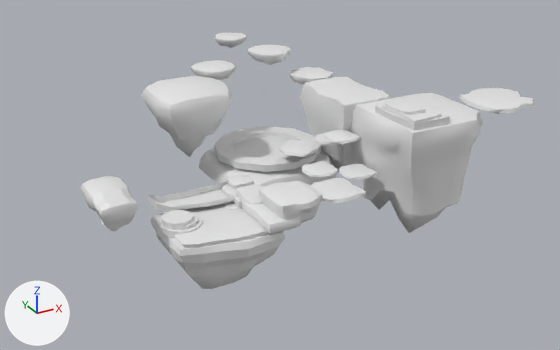
One commit to the FBX model Assets/Models/Level/Level0.FBX: the scene before it, then after it.
One viewpoint serves both versions: a 50 mm camera at (-76.5, -137.1, 75.1) aimed at (4.0, 9.2, 1.9). The lights are fixed; the arrows at lower left show +X, +Y and +Z. Where no turn or scale is listed for an object, it has been applied to the vertices. Vertices at the same position are counted once.

In view in the first picture: 'FinalSkyIsland', 'Island001', 'Island002', 'Mountain001', 'Mountain002', 'MushroomMountain002', 'MushroomMountain003', 'MushroomMountain004', 'MushroomMountain005', 'MushroomsGround001', 'MushroomsGround002', 'MushroomsGround003', 'SkyIsland001', 'Stair001', 'Stair002', 'Stair003', 'TreeHoop', 'TreeIsland'.
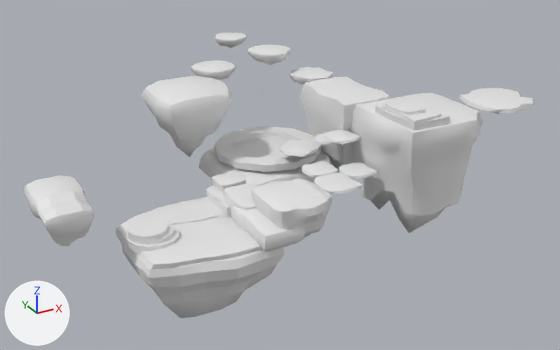
The newer file is also rescaled (x1.881), turned or shifted as a whole; pictures and numbers use the older file's frame.

Pixel boxes (x1, y1, x2, y2) of what changed, in the pictures (560 x 350 px):
'MushroomsGround001', moved, rescaled: before (151, 202, 285, 289); after (115, 217, 285, 318)
'Island001', moved, rescaled (22% wider, 29% taller): before (81, 176, 139, 231); after (24, 175, 95, 246)
'MushroomsGround003', reshaped (29% wider, 31% taller): before (174, 214, 269, 248); after (139, 224, 262, 269)
'MushroomMountain005', moved, rescaled (26% wider, 37% taller): before (259, 181, 323, 223); after (251, 179, 332, 237)
'MushroomsGround002', reshaped: before (149, 182, 237, 212); after (119, 197, 225, 237)
'MushroomMountain002', moved, rescaled (25% wider, 39% taller): before (243, 202, 301, 234); after (232, 207, 305, 252)
'Stair001', moved, rescaled (27% wider, 29% taller): before (161, 210, 193, 230); after (127, 218, 168, 244)
'SkyIsland001', reshaped (11% narrower, 15% shorter): before (311, 178, 366, 203); after (314, 173, 363, 194)
'MushroomMountain004', moved, rescaled (21% wider, 38% taller): before (236, 184, 263, 209); after (223, 184, 256, 219)
'Stair003', moved, rescaled (26% wider, 26% taller): before (161, 216, 202, 238); after (127, 226, 179, 254)
'MushroomMountain003', moved, rescaled (21% wider, 31% taller): before (226, 175, 254, 190); after (212, 172, 246, 192)
'Stair002', moved, rescaled (26% wider, 26% taller): before (176, 212, 198, 230); after (146, 222, 174, 245)

The change, as a list of edits to the scene's bpy script:
```text
Change me_mesh_001:
    used by ob_mushroomsground003; location = (-24.6, -15.1, 4.7)
    remove me_mesh_001.from_pydata(...)  # 80 vertices, 66 faces; spans x -6.1..13.5, y -3.7..4.5, z -1.0..0.4
    add me_mesh_001.from_pydata(...)  # 80 vertices, 66 faces; spans x -13.3..11.7, y -6.4..4.0, z -2.2..-0.9
    me_mesh_001 part 1: 80 of 80 vertices moved; they spanned x -6.1..13.5, y -3.7..4.5, z -1.0..0.4 and now span x -13.3..11.7, y -6.4..4.0, z -2.2..-0.9; mean shift (-4.4, -1.6, -1.3); largest move (-5.7, -1.0, -1.0) -> (-13.3, -3.0, -2.2)
Change me_mesh_002:
    used by ob_mushroomsground002; location = (-24.6, -2.0, 5.1)
    remove me_mesh_002.from_pydata(...)  # 80 vertices, 66 faces; spans x -5.9..13.1, y -3.4..4.4, z 0.0..2.2
    add me_mesh_002.from_pydata(...)  # 80 vertices, 132 faces; spans x -13.3..11.5, y -4.5..5.8, z -2.9..-1.3
    me_mesh_002 part 2: 80 vertices removed from x -5.9..13.1, y -3.4..4.4, z 0.0..2.2; 80 vertices added at x -13.3..11.5, y -4.5..5.8, z -2.9..-1.3
Add me_mesh_021_1:
    me_mesh_021_1.from_pydata(...)  # 50 vertices, 96 faces; spans x -1957.0..1957.0, y -1973.0..1826.0, z 108.0..1329.0
Change ob_skyisland001:
    ob_skyisland001: bpy.data.objects.new('SkyIsland001', me_mesh_022) -> bpy.data.objects.new('SkyIsland001', me_mesh_021_1)
Change ob_mushroommountain004:
    ob_mushroommountain004.location: (-11.4, -8.5, 4.5) -> (-13.3, -8.6, 2.9)
    ob_mushroommountain004.scale: (0.00232, 0.00232, 0.00232) -> (0.0029, 0.0029, 0.00345)
Change ob_mushroommountain003:
    ob_mushroommountain003.location: (-10.9, -0.3, 6.3) -> (-12.6, 1.8, 5.6)
    ob_mushroommountain003.scale: (0.00164, 0.00164, 0.00106) -> (0.00205, 0.00205, 0.00157)
Change ob_mushroomsground001:
    ob_mushroomsground001.location: (-21.0, -9.0, 3.8) -> (-25.3, -9.2, 2.4)
    ob_mushroomsground001.scale: (0.00232, 0.00232, 0.00232) -> (0.0029, 0.0029, 0.0029)
Change ob_stair003:
    ob_stair003.location: (-27.9, -8.8, 4.0) -> (-33.9, -8.9, 2.6)
    ob_stair003.scale: (0.00232, 0.00232, 0.00257) -> (0.0029, 0.0029, 0.00321)
Change ob_island001:
    ob_island001.location: (-40.5, -2.2, 8.2) -> (-49.7, -0.6, 7.9)
    ob_island001.scale: (0.00232, 0.0016, 0.00261) -> (0.0029, 0.002, 0.00326)
Change ob_mushroommountain002:
    ob_mushroommountain002.location: (-11.6, -15.3, 4.6) -> (-13.6, -17.1, 3.0)
    ob_mushroommountain002.scale: (0.00232, 0.00232, 0.00267) -> (0.0029, 0.0029, 0.00398)
Change ob_stair001:
    ob_stair001.location: (-28.7, -8.6, 4.1) -> (-34.8, -8.7, 2.7)
    ob_stair001.scale: (0.00232, 0.00232, 0.00232) -> (0.0029, 0.0029, 0.0029)
Change ob_stair002:
    ob_stair002.location: (-28.0, -8.7, 4.8) -> (-34.0, -8.8, 3.5)
    ob_stair002.scale: (0.00232, 0.00232, 0.00559) -> (0.0029, 0.0029, 0.007)
Change ob_mushroommountain005:
    ob_mushroommountain005.location: (-10.5, -16.5, 4.5) -> (-12.1, -18.6, 2.9)
    ob_mushroommountain005.scale: (0.00116, 0.00232, 0.00251) -> (0.00145, 0.0029, 0.00351)
```
